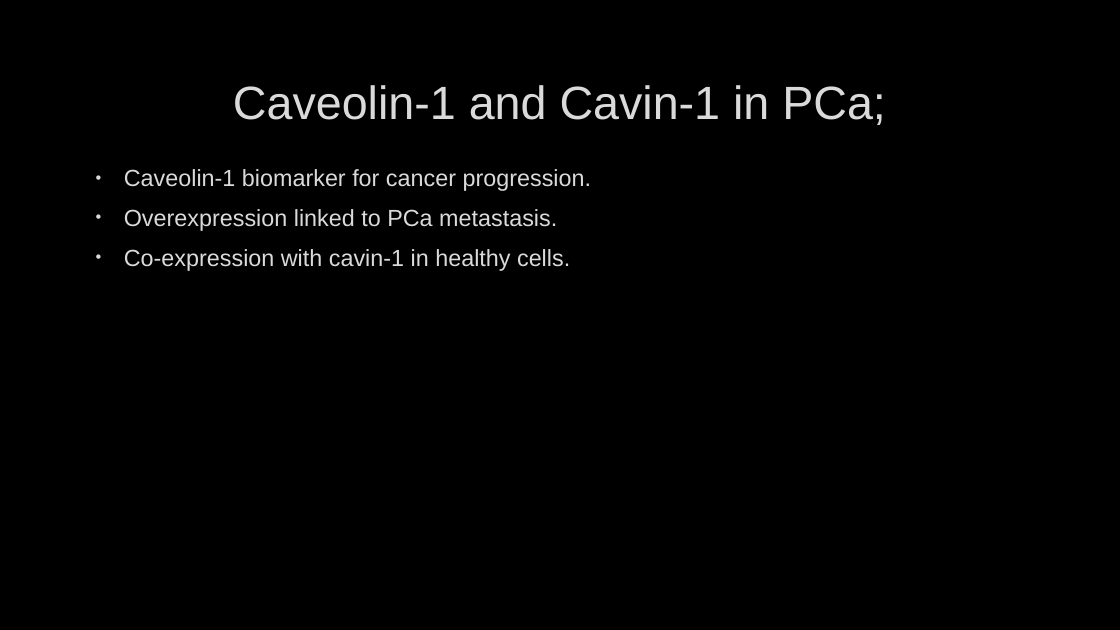
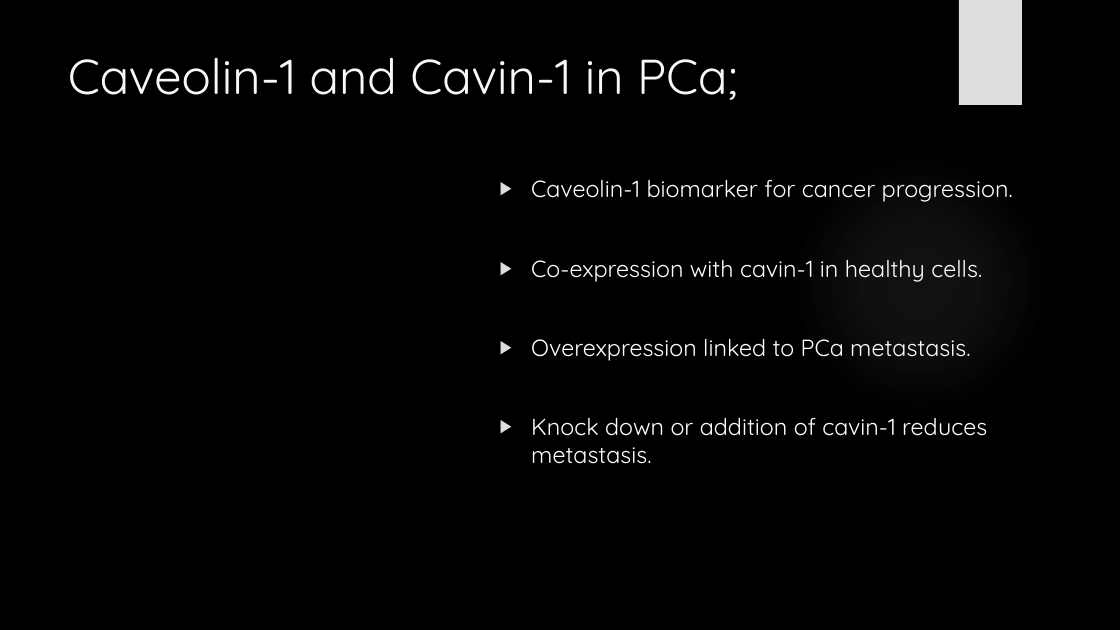
Before and after one commit to HarleyRobinson/Honours2, a slide deck: slide 3 of BackgroundInfo/CollCombBiol.pptx. Drawn at 1120x630 pixels with LibreOffice and Linux fonts; fonts in the diff are those of the drawing; background and template pictures are left out. Boxes give left, top, right and bottom in pixels: in the first picture for what was removed or moved away, otherwise in the second. Text is boxed around its words. In the diff, an @@ line names an element or a change of style, - is before the commit and + after.

```diff
--- a/BackgroundInfo/CollCombBiol.pptx
+++ b/BackgroundInfo/CollCombBiol.pptx
@@ rectangle added at (959,0,1022,105), fill #DDDDDD @@
@@ title "Caveolin-1 and Cavin-1 in PCa;": place and size @@
-title "Caveolin-1 and Cavin-1 in PCa;" at (233,85,886,125)
+title "Caveolin-1 and Cavin-1 in PCa;" at (68,57,737,100)
@@ title "Caveolin-1 and Cavin-1 in PCa;" at (68,57,737,100): size 40 to 42 pt, font Arial to Quicksand, text colour #DADADA to #F8F8F8, letter outline #404040 0.75 pt to none; alignment centre to left; vertical alignment middle to top @@
@@ text "Caveolin-1 biomarker for cancer progression.": place and size @@
-text "Caveolin-1 biomarker for cancer progression." at (124,169,592,271)
+text "Caveolin-1 biomarker for cancer progression." at (531,179,1013,464)
@@ text at (531,179,1013,361): font Arial to Quicksand, text colour #DADADA to #FFFFFF, letter outline #404040 0.75 pt to none in "Caveolin-1 biomarker for cancer progression.", "Overexpression linked to PCa metastasis."; bullet • to ▶; bullet colour #DADADA to #DDDDDD @@
@@ ellipse added at (791,154,1049,413), fill gradient #EBEBEB @@
@@ text at (531,260,982,282): paragraph added @@
+▶ Co-expression with cavin-1 in healthy cells.
@@ text at (531,417,987,464): text changed; font Arial to Quicksand; text colour #DADADA to #FFFFFF @@
-• Co-expression with cavin-1 in healthy cells.
+▶ Knock down or addition of cavin-1 reduces metastasis.
```
Also in this commit, not shown: 11 other slides changed, 11 slides added, 1 slide removed, 23 other files.
